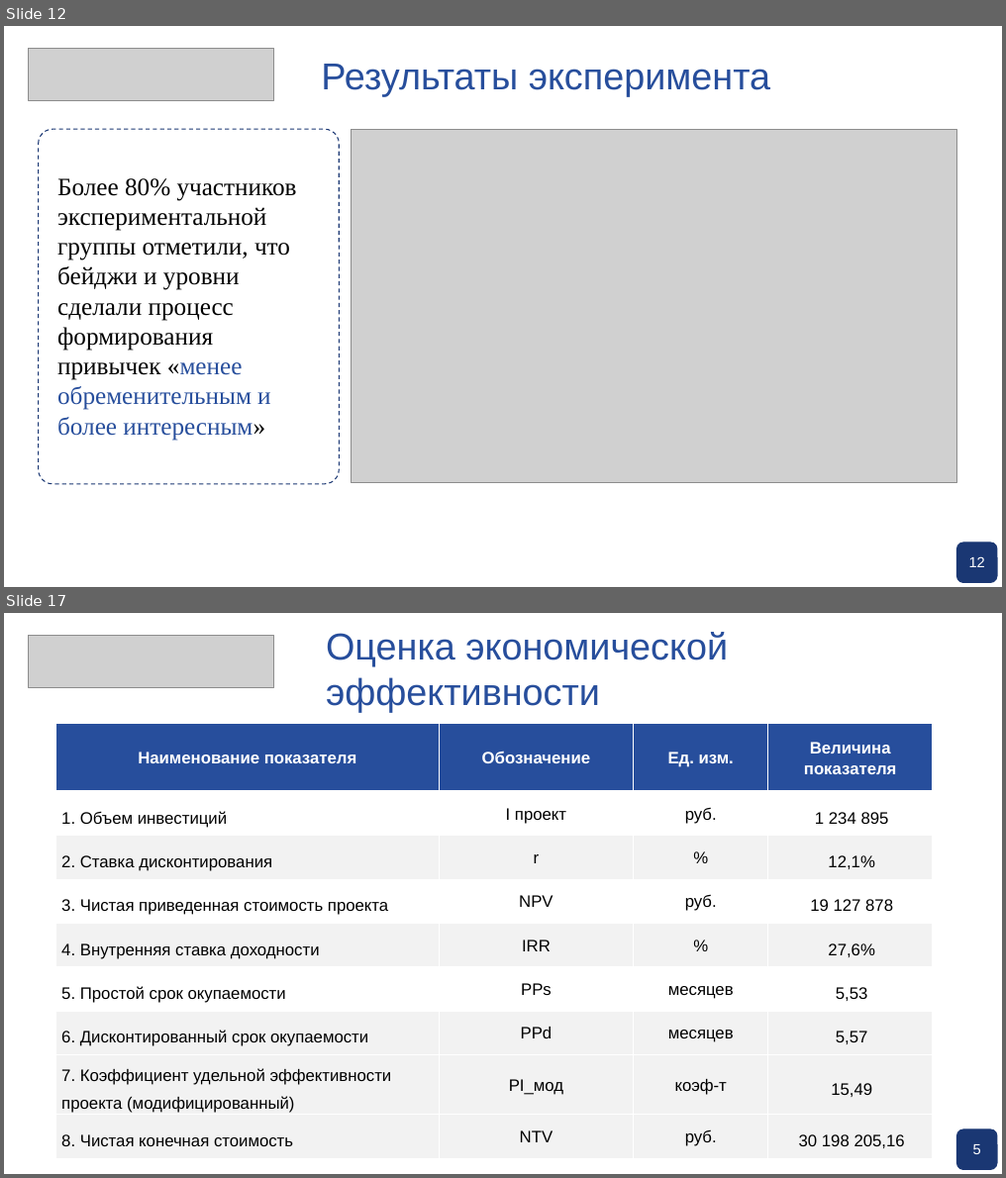
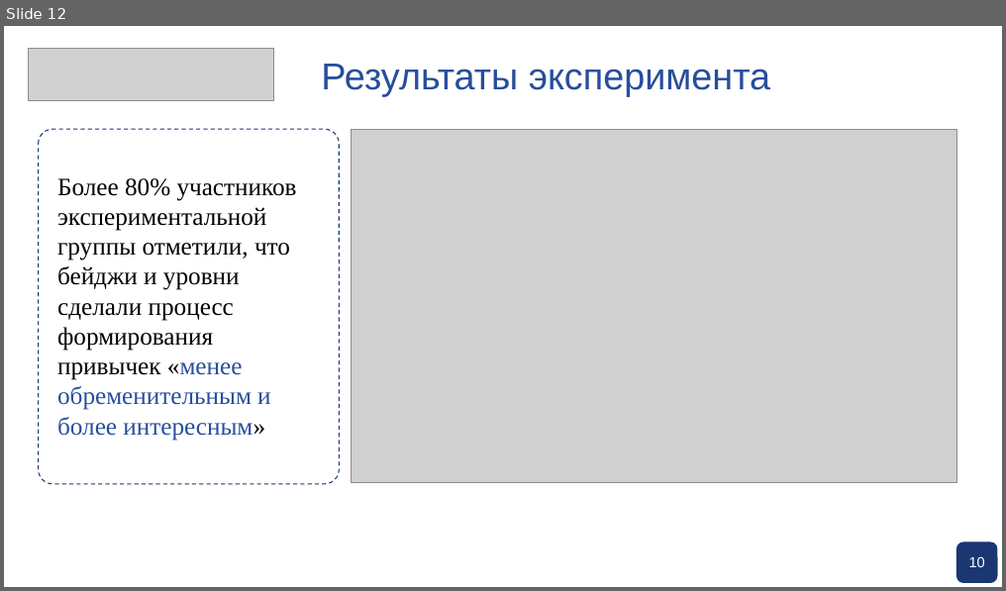
Before and after one commit to pagamov/pagamov_bot, a slide deck: docs/Презентация Гамов.pptx. Shown one above the other, each under a label of ours: slides 12 and 17 before the commit, slide 12 after it; the slides between them are not shown. The pictures are 1006x1178 and 1006x591 pixels, drawn with LibreOffice and Linux fonts; fonts in the diff are those of the drawing; grey boxes stand for pictures; background and template pictures are left out. Boxes give left, top, right and bottom in pixels: in the first picture for what was removed or moved away, otherwise in the second. Text is boxed around its words. In the diff, an @@ line names an element or a change of style, - is before the commit and + after.

```diff
--- a/docs/Презентация Гамов.pptx
+++ b/docs/Презентация Гамов.pptx
@@ slide 17 removed at (4,613,1002,1174), background picture (left out) @@
@@ picture removed at (29,636,273,688) @@
@@ text removed at (326,632,728,712) @@
-Оценка экономической эффективности
@@ table removed at (56,723,933,1156), 9 rows, 4 columns @@
-Наименование показателя | Обозначение | Ед. изм. | Величина показателя
-1. Объем инвестиций | I проект | руб. | 1 234 895
-2. Ставка дисконтирования | r | % | 12,1%
-3. Чистая приведенная стоимость проекта | NPV | руб. | 19 127 878
-4. Внутренняя ставка доходности | IRR | % | 27,6%
-5. Простой срок окупаемости | PPs | месяцев | 5,53
-6. Дисконтированный срок окупаемости | PPd | месяцев | 5,57
-7. Коэффициент удельной эффективности проекта (модифицированный) | PI_мод | коэф-т | 15,49
-8. Чистая конечная стоимость | NTV | руб. | 30 198 205,16
@@ rounded rectangle removed at (957,1130,997,1170) @@
@@ text removed at (973,1145,981,1155) @@
-5
@@ slide 12 changed as well @@
@@ text at (969,557,985,568): text changed @@
-12
+10
```
Also in this commit, not shown: 12 other slides changed, 3 other slides removed, 1 other file.
